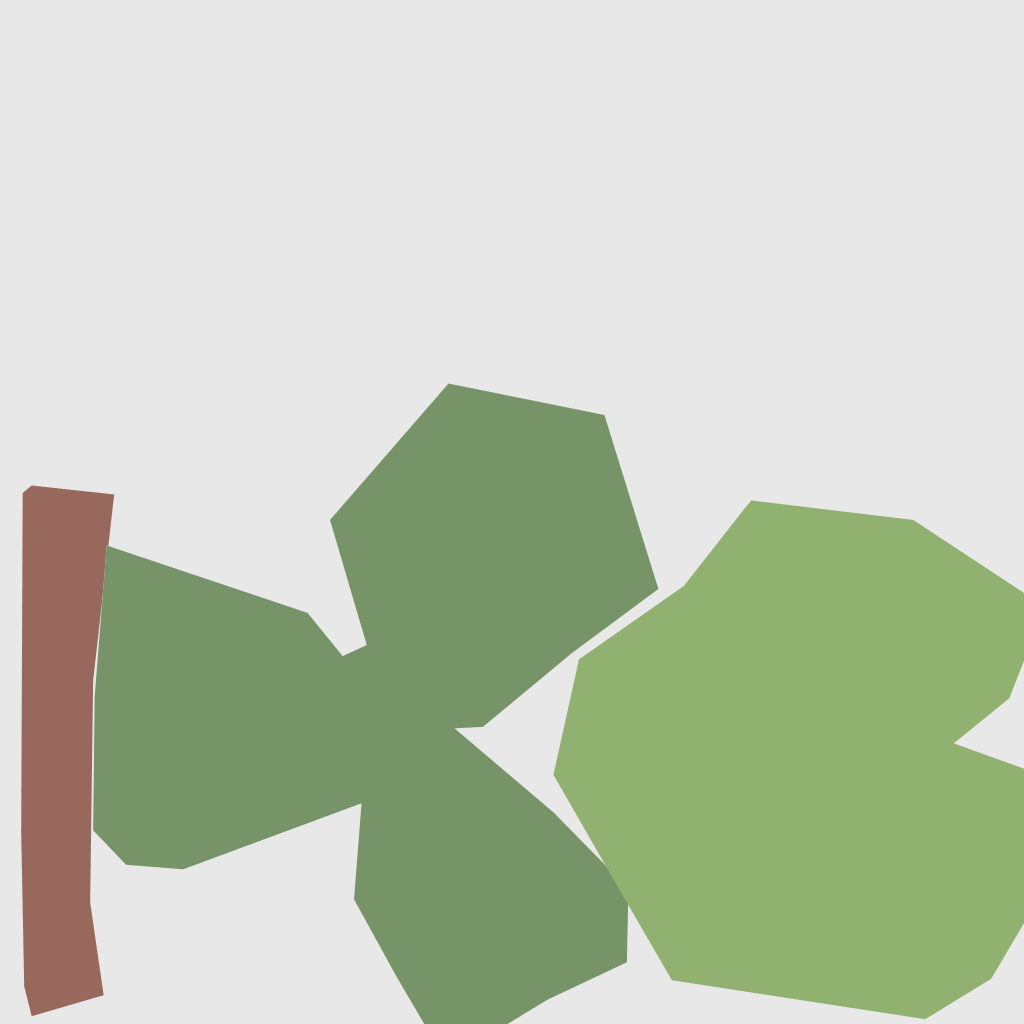
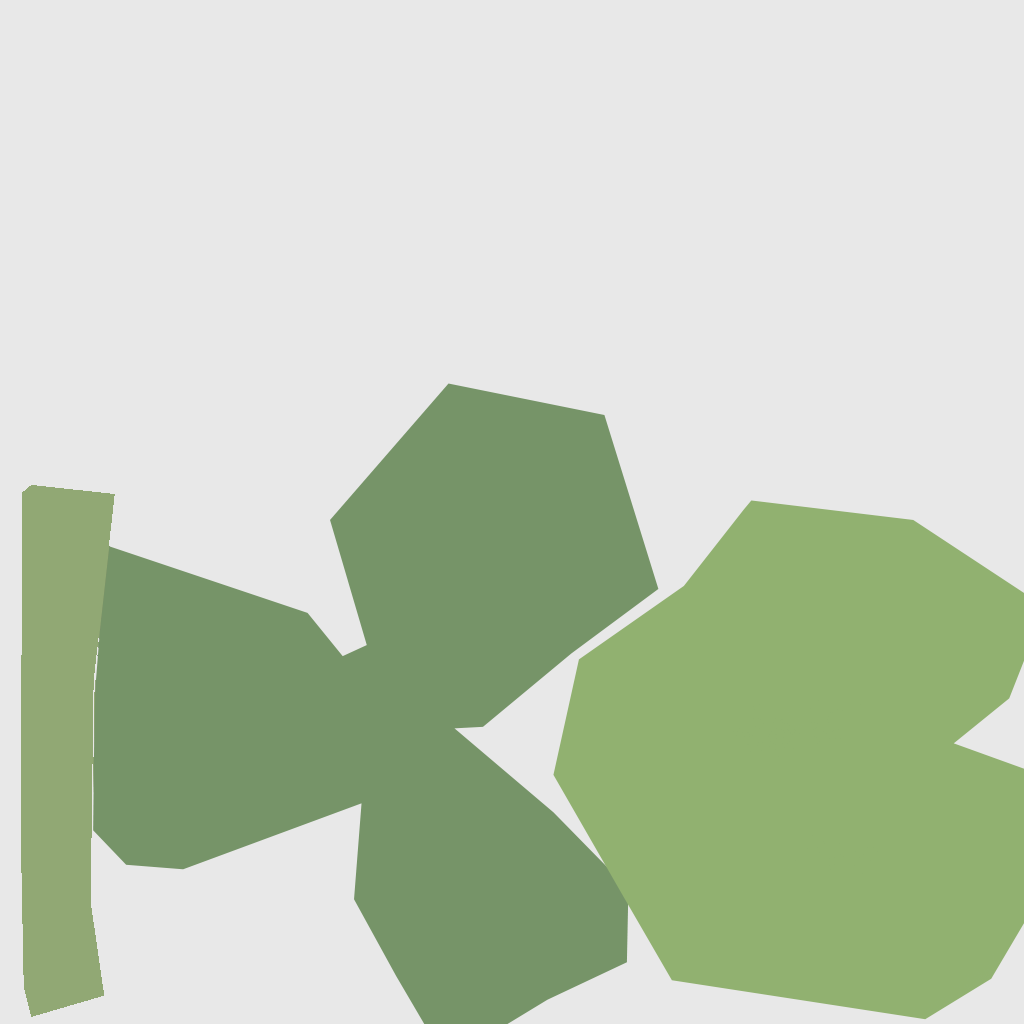
Before/after of a (1024, 1024) layered artwork. What changed in the layer stack:
painted on "Layer 5" over [21, 485, 115, 1017]
